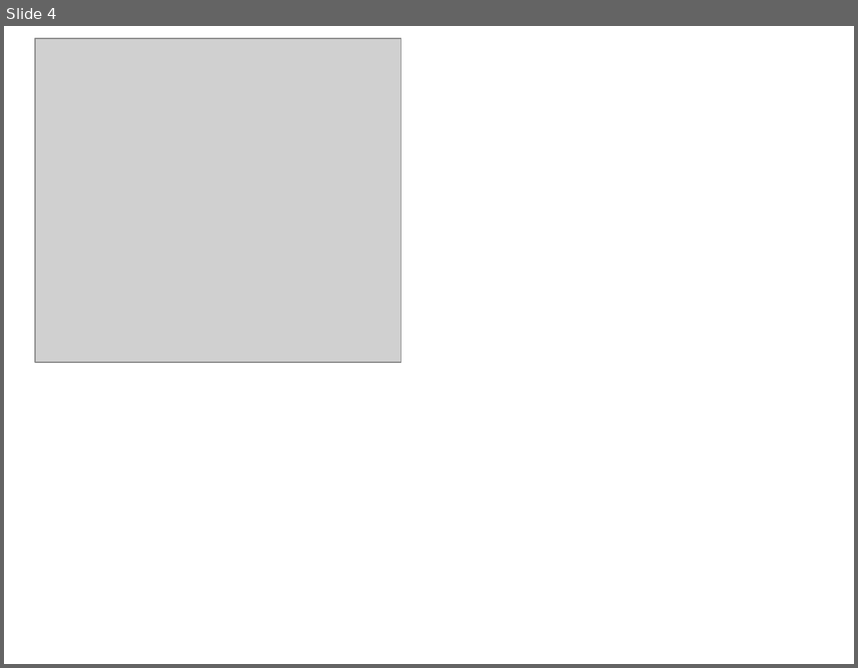
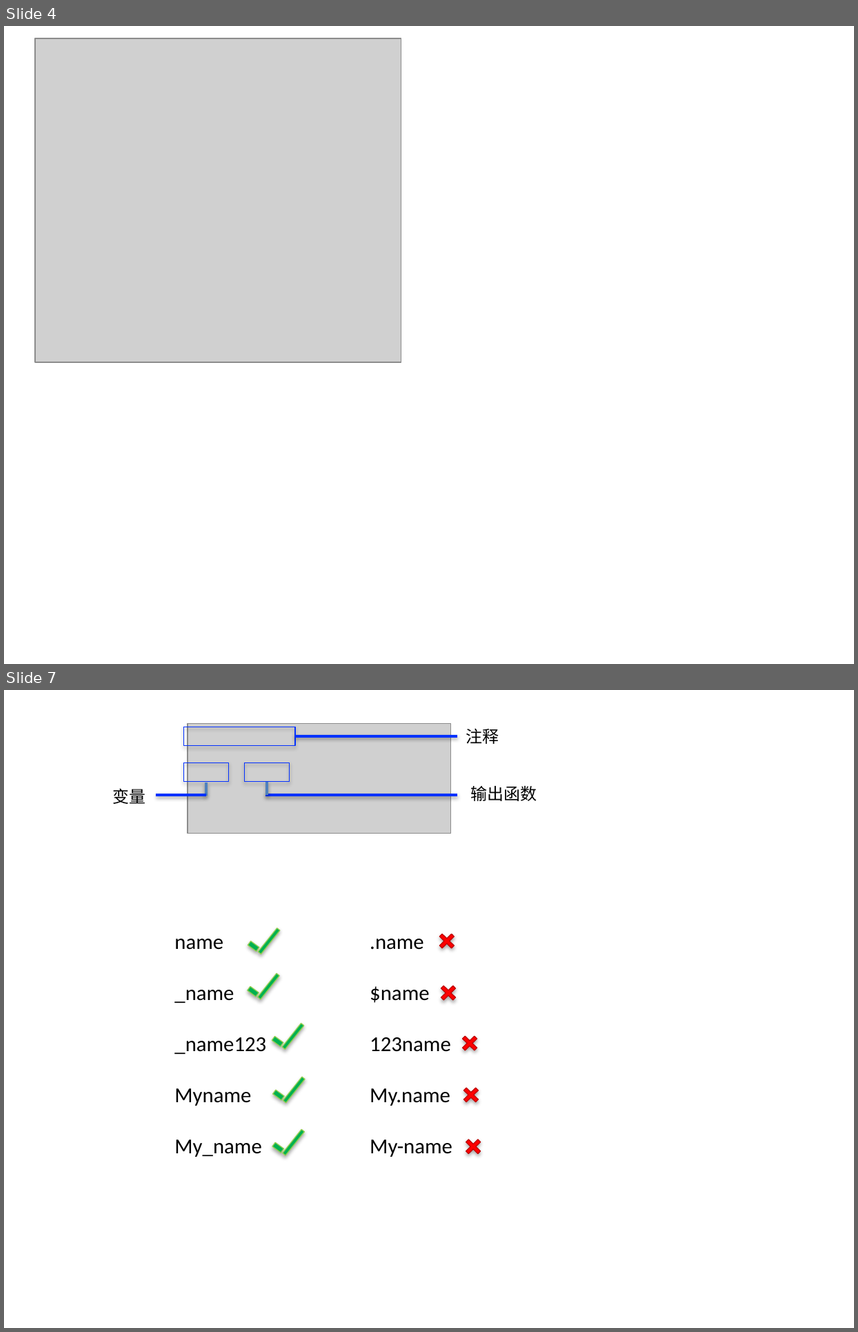
Before and after one commit to jellier/teachkidspython, a slide deck: Python入门课0.pptx. Shown one above the other, each under a label of ours: slide 4 before the commit, slides 4 and 7 after it; the slides between them are not shown. The pictures are 858x668 and 858x1332 pixels, drawn with LibreOffice and Linux fonts; fonts in the diff are those of the drawing; grey boxes stand for pictures. Boxes give left, top, right and bottom in pixels: in the first picture for what was removed or moved away, otherwise in the second. Text is boxed around its words. In the diff, an @@ line names an element or a change of style, - is before the commit and + after.

```diff
--- a/Python入门课0.pptx
+++ b/Python入门课0.pptx
@@ slide 7 added at bbox=[4, 690, 854, 1328], background #FFFFFF @@
@@ rectangle added at bbox=[183, 727, 294, 745], outline #0432FF 0.75 pt @@
@@ picture added at bbox=[188, 723, 451, 833] @@
@@ text added at bbox=[466, 729, 499, 744], 14 pt, text #000000 @@
+注释
@@ line added from (296, 737) to (457, 737), #0432FF 2 pt @@
@@ rectangle added at bbox=[183, 763, 228, 782], outline #0432FF 0.75 pt @@
@@ rectangle added at bbox=[245, 763, 290, 782], outline #0432FF 0.75 pt @@
@@ text added at bbox=[113, 788, 146, 804], 14 pt, text #000000 @@
+变量
@@ line added from (206, 782) to (206, 796), #4F81BD 2 pt @@
@@ line added from (267, 782) to (267, 796), #4F81BD 2 pt @@
@@ text added at bbox=[471, 786, 537, 801], 14 pt, text #000000 @@
+输出函数
@@ line added from (156, 796) to (206, 796), #0432FF 2 pt @@
@@ line added from (266, 796) to (457, 796), #0432FF 2 pt @@
@@ rectangle added at bbox=[259, 928, 280, 954], fill #00B050, outline #92D050 0.75 pt @@
@@ cross added at bbox=[435, 929, 458, 952], fill #FF0000, outline #C00000 0.75 pt @@
@@ text added at bbox=[174, 938, 266, 1156], 18 pt, text #000000 @@
+name
+_name
+_name123
+Myname
+My_name
@@ rectangle added at bbox=[248, 940, 259, 951], fill #00B050, outline #92D050 0.75 pt @@
@@ text added at bbox=[370, 938, 452, 1156], 18 pt, text #000000 @@
+.name
+$name
+123name
+My.name
+My-name
@@ rectangle added at bbox=[257, 974, 279, 1000], fill #00B050, outline #92D050 0.75 pt @@
@@ rectangle added at bbox=[248, 986, 259, 996], fill #00B050, outline #92D050 0.75 pt @@
@@ cross added at bbox=[437, 982, 459, 1004], fill #FF0000, outline #C00000 0.75 pt @@
@@ rectangle added at bbox=[272, 1036, 283, 1046], fill #00B050, outline #92D050 0.75 pt @@
@@ rectangle added at bbox=[282, 1023, 304, 1049], fill #00B050, outline #92D050 0.75 pt @@
@@ cross added at bbox=[458, 1032, 481, 1054], fill #FF0000, outline #C00000 0.75 pt @@
@@ rectangle added at bbox=[283, 1076, 305, 1103], fill #00B050, outline #92D050 0.75 pt @@
@@ rectangle added at bbox=[273, 1090, 284, 1100], fill #00B050, outline #92D050 0.75 pt @@
@@ cross added at bbox=[459, 1083, 483, 1105], fill #FF0000, outline #C00000 0.75 pt @@
@@ rectangle added at bbox=[272, 1142, 283, 1152], fill #00B050, outline #92D050 0.75 pt @@
@@ rectangle added at bbox=[282, 1130, 304, 1155], fill #00B050, outline #92D050 0.75 pt @@
@@ cross added at bbox=[462, 1136, 485, 1158], fill #FF0000, outline #C00000 0.75 pt @@
```
Also in this commit, not shown: 5 other slides added, 3 other files.
